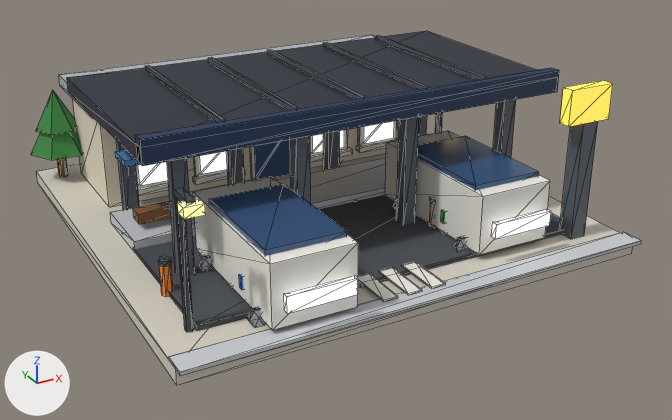
One commit to the glTF model public/models/v2/31_lod0.glb: the scene before it, then after it.
The view is the same before and after, from a 50 mm lens placed at (-0.851, -1.667, 0.832), pointed at (0.019, -0.085, 0.041). Lighting does not change. The marker at lower left points along +X, +Y and +Z. The first picture is the older version. Mesh edges are drawn as thin lines.

Objects in the first picture: 'b31_v2'.
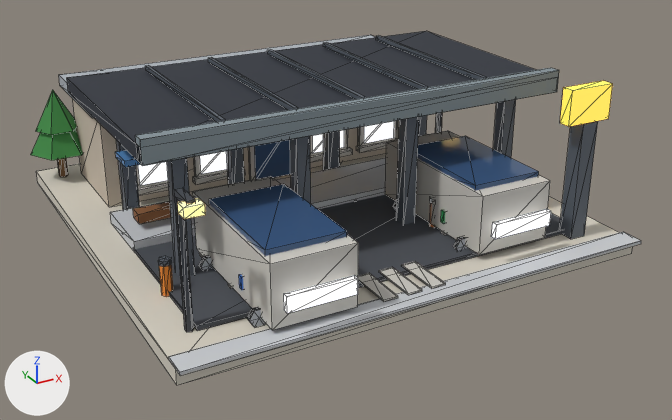
Where the change shows, as pixel boxes [x1, y1, x2, y2] in the pictures (672 x 420 px):
'b31_v2', surface changed: [69, 68, 559, 331] in both

Edits to the bpy script that builds the scene:
```text
Change mat_white:
    where n2 = _N.new('ShaderNodeMix'); n2.name = 'Mix'
    n2.inputs[7].default_value: (0.88, 0.855, 0.791, 1.0) -> (0.617, 0.597, 0.552, 1.0)  # 'B', white #f1eee6 -> 'B', light grey #cecbc4
Change mat_wall_navy:
    where n2 = _N.new('ShaderNodeMix'); n2.name = 'Mix'
    n2.inputs[7].default_value: (0.0137, 0.0356, 0.0976, 1.0) -> (0.238, 0.292, 0.319, 1.0)  # 'B', dark blue #1f3558 -> 'B', grey #869399
```
